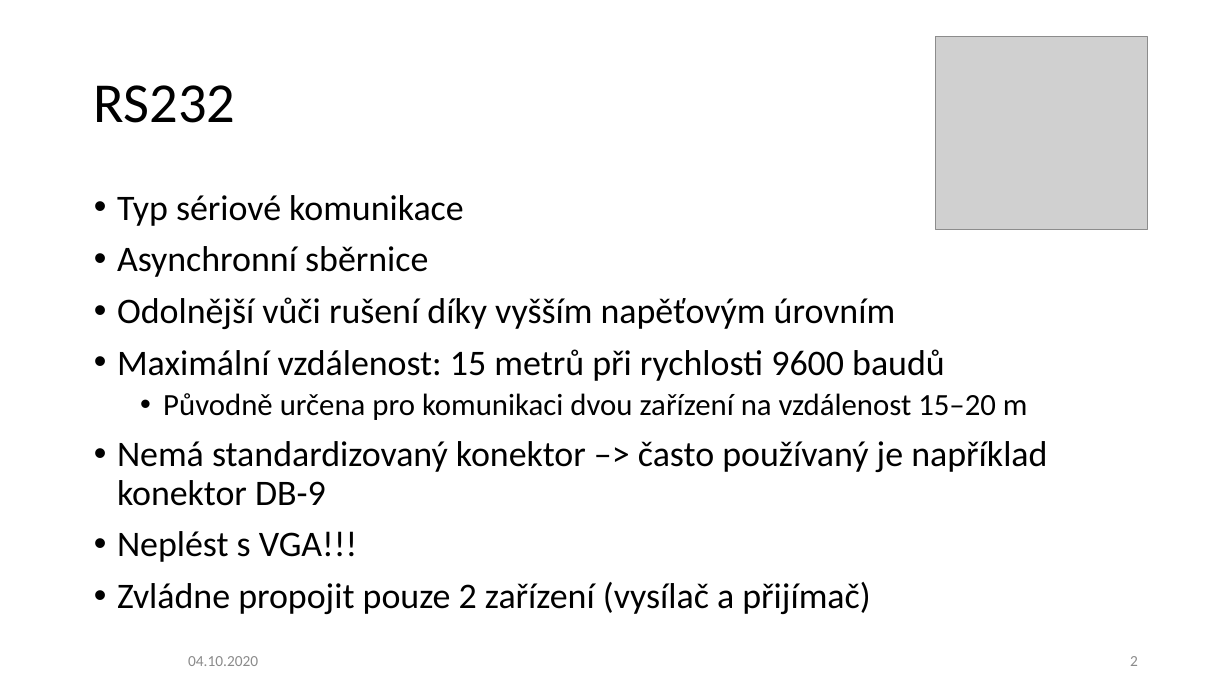
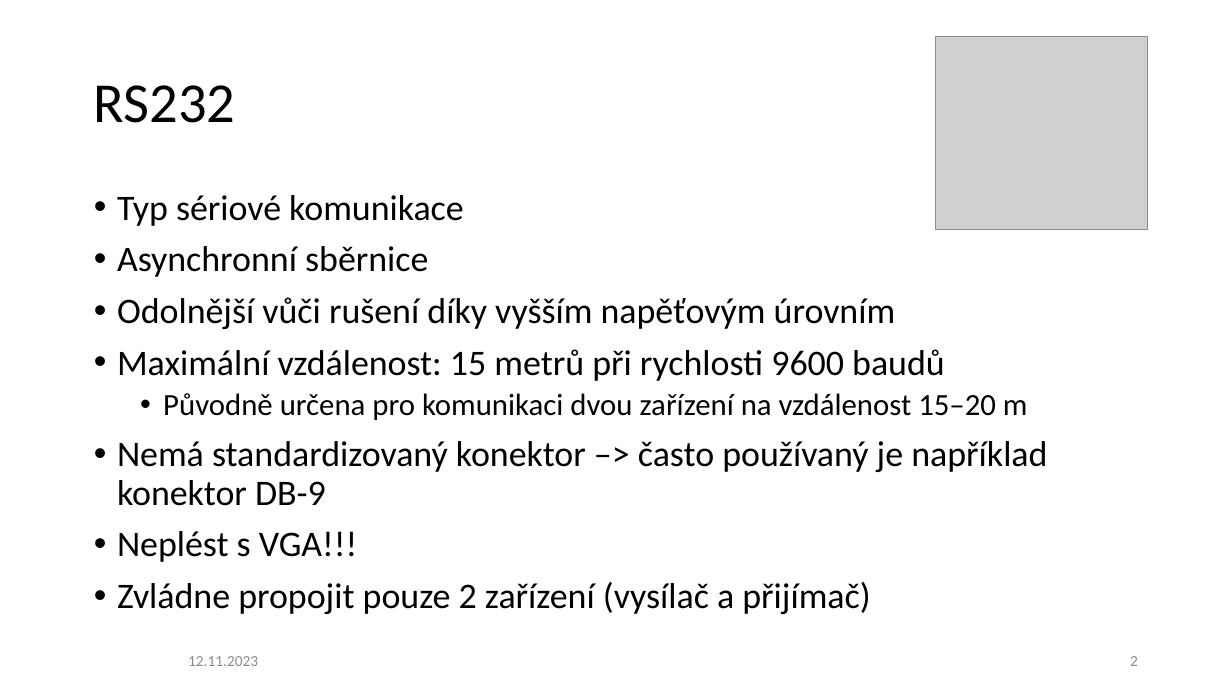
Before and after one commit to sps-prosek/Px-PLC-4EB, a slide deck: slide 2 of Serial_communication/src/RS232 a RS485.pptx. Drawn at 1232x693 pixels with LibreOffice and Linux fonts; fonts in the diff are those of the drawing; grey boxes stand for pictures. Boxes give left, top, right and bottom in pixels: in the first picture for what was removed or moved away, otherwise in the second. Text is boxed around its words. In the diff, an @@ line names an element or a change of style, - is before the commit and + after.

```diff
--- a/Serial_communication/src/RS232 a RS485.pptx
+++ b/Serial_communication/src/RS232 a RS485.pptx
@@ text at bbox=[188, 656, 258, 666]: text changed @@
-04.10.2020
+12.11.2023
```
Also in this commit, not shown: 9 other slides changed, 8 other files.
